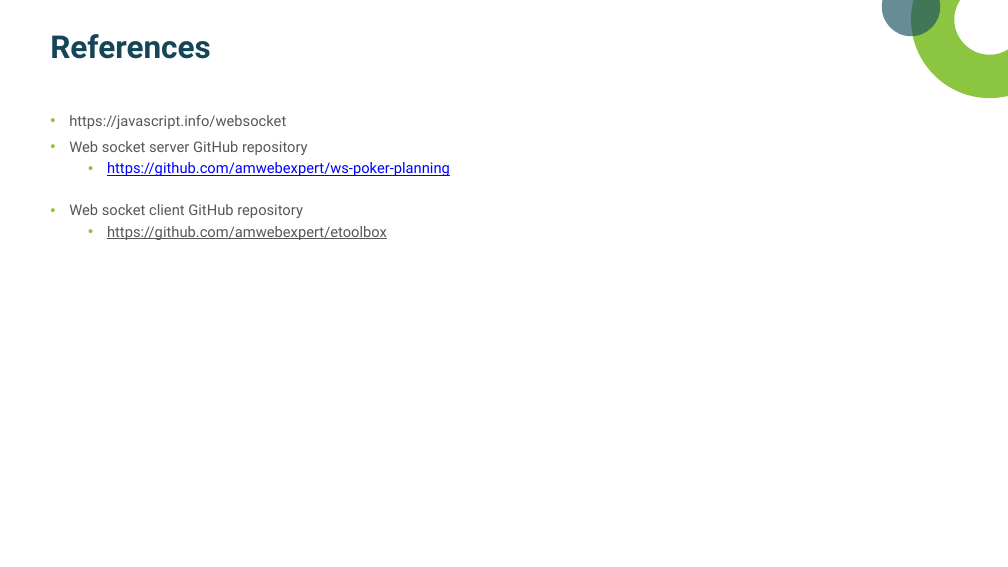
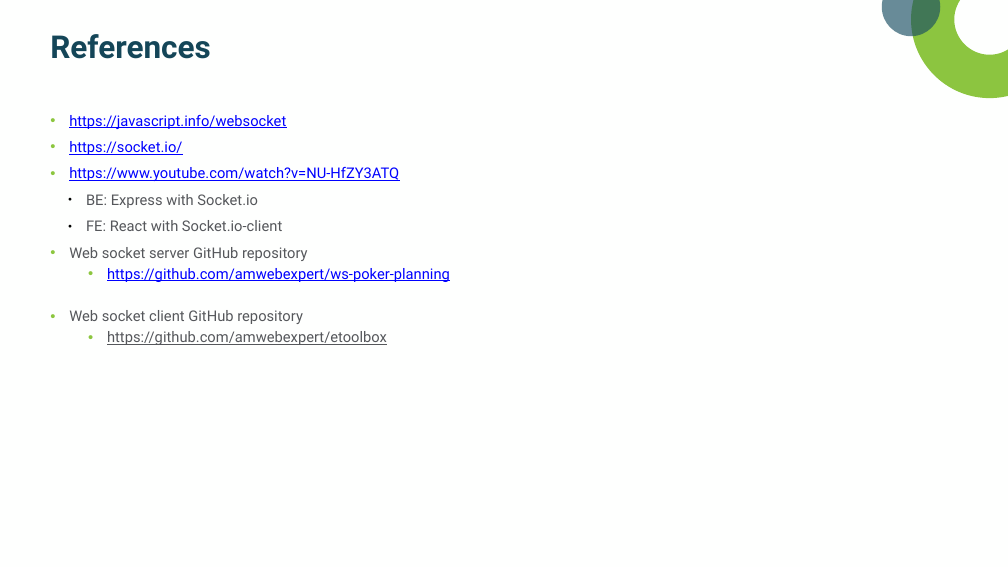
Before and after one commit to amwebexpert/ws-poker-planning, a slide deck: slide 15 of docs/L&L WebSockets tutorial 2022-10-06.pptx. Drawn at 1008x567 pixels with LibreOffice and Linux fonts; fonts in the diff are those of the drawing; background and template pictures are left out. Boxes give left, top, right and bottom in pixels: in the first picture for what was removed or moved away, otherwise in the second. Text is boxed around its words. In the diff, an @@ line names an element or a change of style, - is before the commit and + after.

```diff
--- a/docs/L&L WebSockets tutorial 2022-10-06.pptx
+++ b/docs/L&L WebSockets tutorial 2022-10-06.pptx
@@ text at (69, 115, 286, 129): text colour #55575B to #0000FF, underline on in "https://javascript.info/websocket" @@
@@ text at (69, 141, 399, 231): paragraphs added @@
+• https://socket.io/
+• https://www.youtube.com/watch?v=NU-HfZY3ATQ
+  ● BE: Express with Socket.io
+  ● FE: React with Socket.io-client
```
Also in this commit, not shown: 1 other slide changed, 1 other file.
